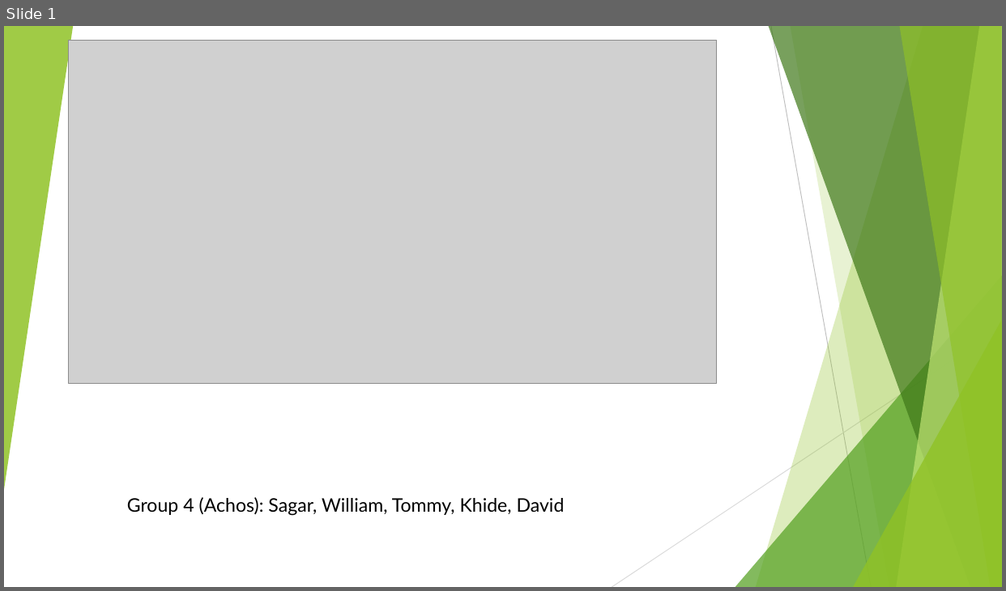
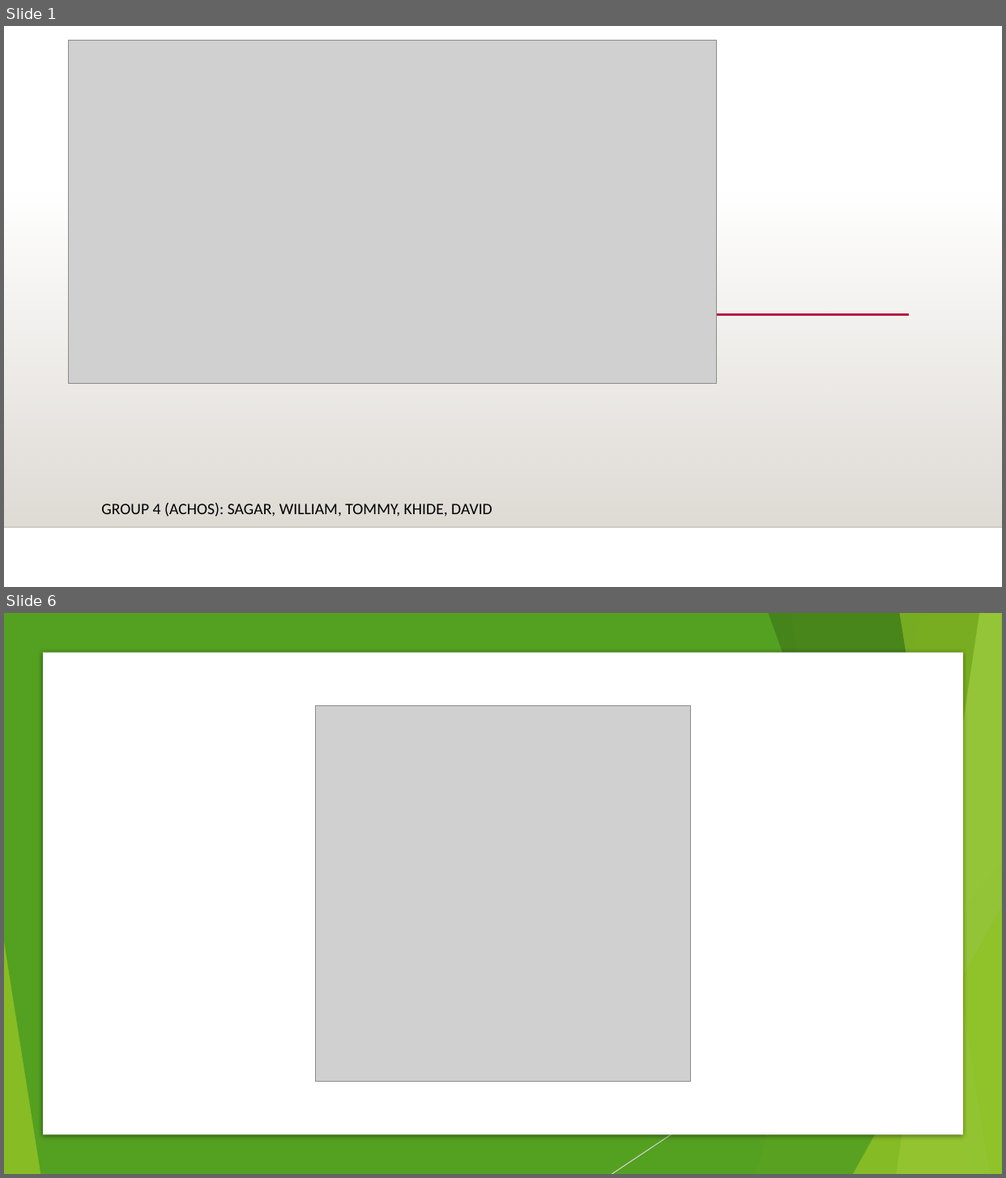
Before and after one commit to WilliamBCIT/project-group4, a slide deck: Week4FridayPresentation.pptx. Shown one above the other, each under a label of ours: slide 1 before the commit, slides 1 and 6 after it; the slides between them are not shown. The pictures are 1006x591 and 1006x1178 pixels, drawn with LibreOffice and Linux fonts; fonts in the diff are those of the drawing; grey boxes stand for pictures; background and template pictures are left out. Boxes give left, top, right and bottom in pixels: in the first picture for what was removed or moved away, otherwise in the second. Text is boxed around its words. In the diff, an @@ line names an element or a change of style, - is before the commit and + after.

```diff
--- a/Week4FridayPresentation.pptx
+++ b/Week4FridayPresentation.pptx
@@ slide 6 added at [4,613,1002,1174], background #FFFFFF @@
@@ rectangle added at [4,613,1002,1174], fill #54A021 @@
@@ rectangle added at [43,653,963,1135], fill #FFFFFF @@
@@ picture added at [315,706,691,1082] @@
@@ group added at [4,613,1002,1174]: 5 freeform shapes, 3 triangles @@
@@ group added at [4,613,1002,1174]: 5 freeform shapes, 3 triangles, 1 line @@
@@ group added at [4,613,1002,1174]: 5 freeform shapes, 3 triangles, 1 line @@
@@ slide 1 changed as well @@
@@ group removed at [4,26,1002,587]: 5 freeform shapes, 3 triangles, 2 lines @@
@@ rectangle added at [4,191,1002,527], fill gradient #DFDBD5 @@
@@ line added from (202, 315) to (909, 315), #B71E42 2.5 pt @@
@@ subtitle at [101,503,492,517]: text changed; size 18 to 15.3 pt; font Lato to Calibri @@
-Group 4 (Achos): Sagar, William, Tommy, Khide, David
+GROUP 4 (ACHOS): SAGAR, WILLIAM, TOMMY, KHIDE, DAVID
@@ line added from (4, 527) to (1002, 527), #000001 1 pt @@
```
Also in this commit, not shown: 2 other slides changed, 15 other slides added, 5 slides removed.
